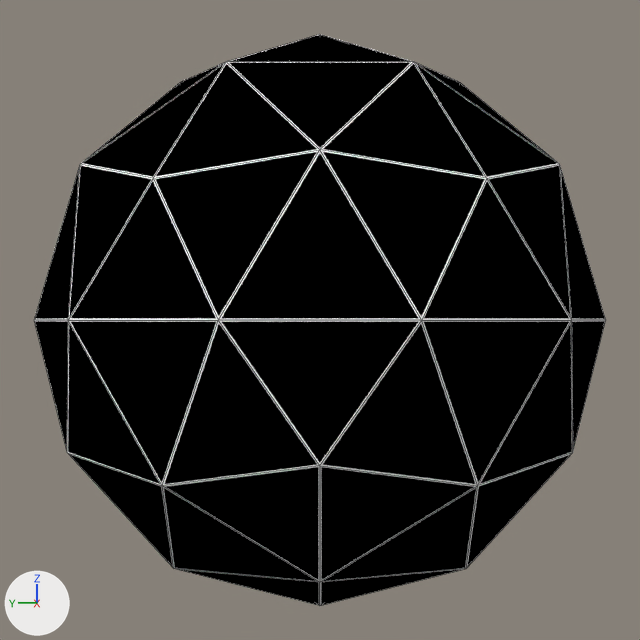
Two versions of the Blender file renderer_v3.0.0/scene.blend, one commit apart.
Camera for both pictures: the file's camera 'Camera'. The lights are fixed; the arrows at lower left show +X, +Y and +Z. Mesh edges are drawn as thin lines.
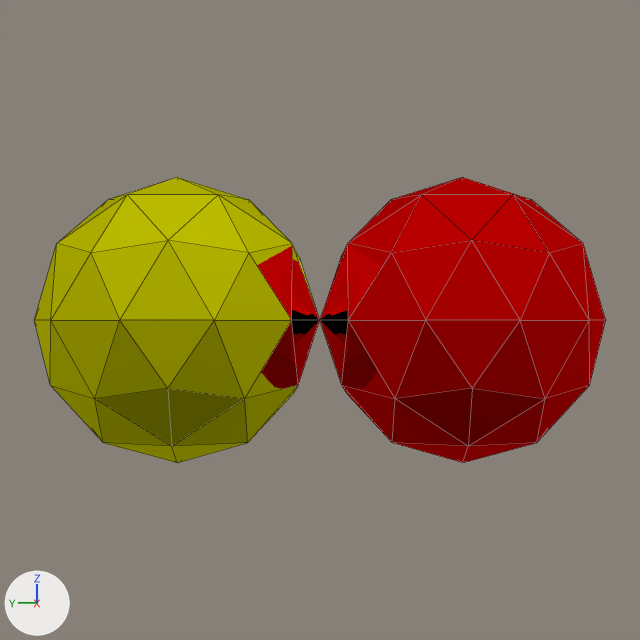
Where the change shows, as pixel boxes [x1, y1, x2, y2] in the pictures (640 x 640 px):
'Icosphere', recoloured, moved, rescaled (50% narrower, 50% shorter): before [34, 34, 606, 606]; after [320, 177, 606, 463]
'Icosphere.002', added: after [34, 177, 320, 463]

The change, as a list of edits to the scene's bpy script:
```text
Change mat_material:
    where n0 = _N.new('ShaderNodeOutputMaterial'); n0.name = 'Material Output'
    remove n1 = _N.new('ShaderNodeBsdfDiffuse'); n1.name = 'Diffuse BSDF'
    remove n2 = _N.new('ShaderNodeWireframe'); n2.name = 'Wireframe'
    remove _L.new(n1.outputs[0], n0.inputs[0])  # 'BSDF' to 'Surface'
    remove _L.new(n2.outputs[0], n1.inputs[0])  # 'Factor' to 'Color'
    add n3 = _N.new('ShaderNodeBsdfAnisotropic'); n3.name = 'Glossy BSDF'
    add n3.distribution = 'GGX'
    add n3.inputs[0].default_value = (1.0, 0.0, 0.0, 1.0)  # 'Color', red #ff0000
    add n3.inputs[1].default_value = 0.0  # 'Roughness'
    add _L.new(n3.outputs[0], n0.inputs[0])  # 'BSDF' to 'Surface'
Add mat_material_001:
    mat_material_001 = bpy.data.materials.new('Material.001')
    mat_material_001.use_nodes = True; mat_material_001.node_tree.nodes.clear()
    _N = mat_material_001.node_tree.nodes; _L = mat_material_001.node_tree.links
    n0 = _N.new('ShaderNodeOutputMaterial'); n0.name = 'Material Output'
    n1 = _N.new('ShaderNodeBsdfAnisotropic'); n1.name = 'Glossy BSDF'
    n1.distribution = 'GGX'
    n1.inputs[0].default_value = (1.0, 1.0, 0.0, 1.0)  # 'Color', yellow #ffff00
    n1.inputs[1].default_value = 0.0  # 'Roughness'
    _L.new(n1.outputs[0], n0.inputs[0])  # 'BSDF' to 'Surface'
Add me_icosphere_002:
    me_icosphere_002.from_pydata(...)  # an icosphere of 80 faces spanning x -0.95..0.95, y -1.0..1.0, z -1.0..1.0
    me_icosphere_002.materials.append(mat_material_001)
Change ob_icosphere:
    ob_icosphere.location: (7.276, 0.0, 0.0) -> (7.276, -0.5, 0.0)
    ob_icosphere.scale: (1.0, 1.0, 1.0) -> (0.5, 0.5, 0.5)
Add ob_icosphere_002:
    ob_icosphere_002 = bpy.data.objects.new('Icosphere.002', me_icosphere_002)
    ob_icosphere_002.location = (7.276, 0.5, 0.0)
    ob_icosphere_002.scale = (0.5, 0.5, 0.5)
```
